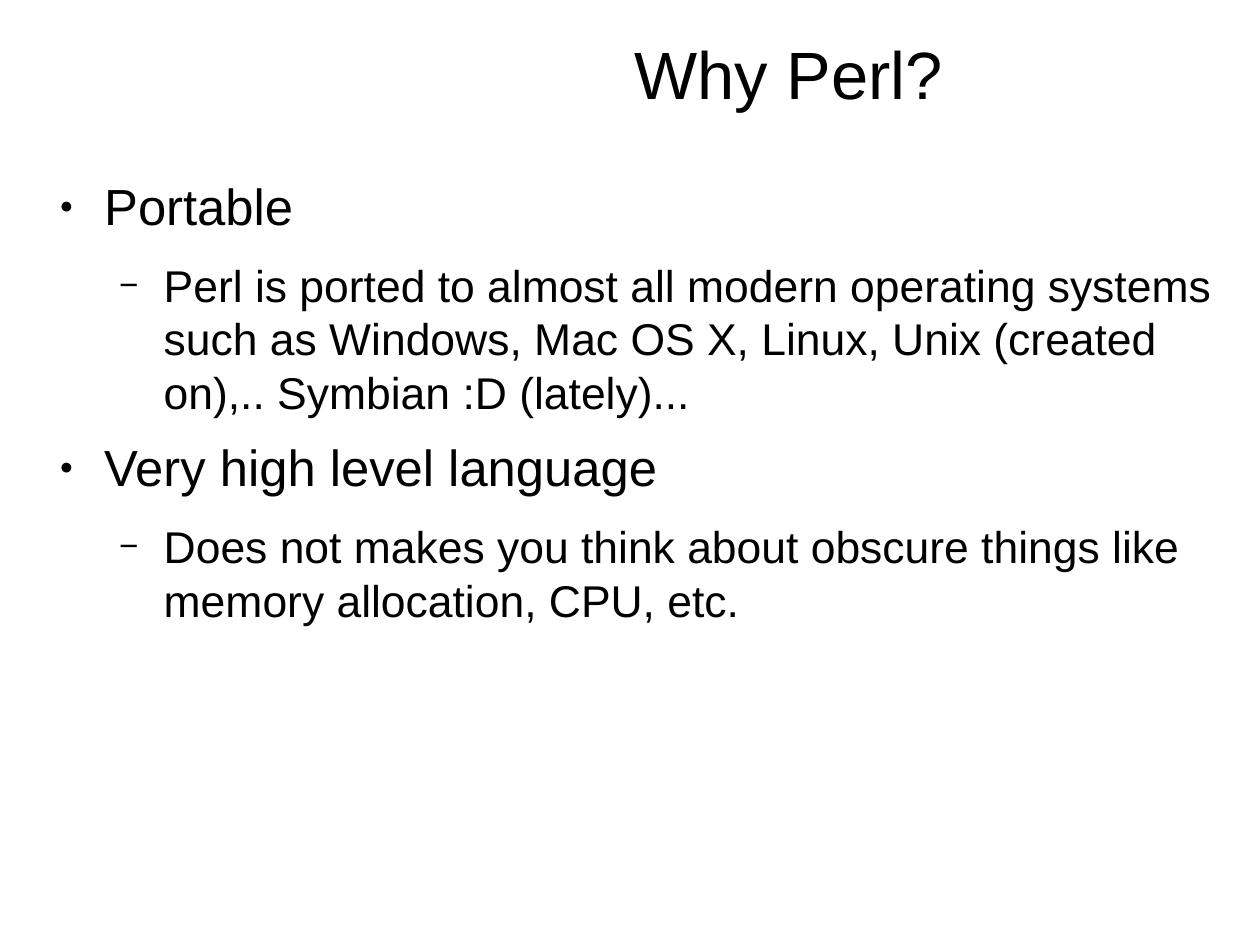
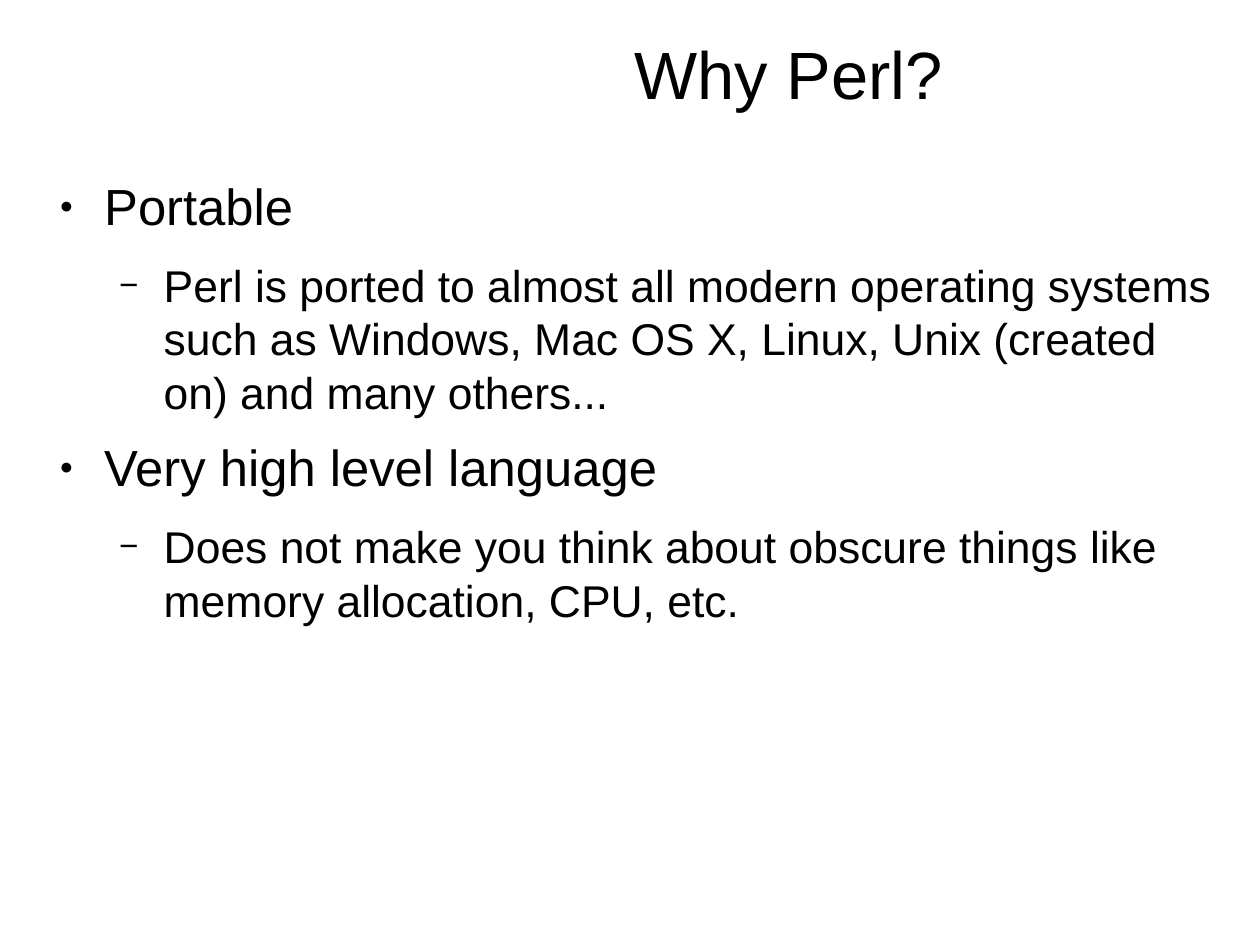
Before and after one commit to kberov/PerlProgrammingCourse, a slide deck: slide 13 of 01_intro.odp. Drawn at 1260x945 pixels with LibreOffice and Linux fonts; fonts in the diff are those of the drawing; background and template pictures are left out. Boxes give left, top, right and bottom in pixels: in the first picture for what was removed or moved away, otherwise in the second. Text is boxed around its words. In the diff, an @@ line names an element or a change of style, - is before the commit and + after.

```diff
--- a/01_intro.odp
+++ b/01_intro.odp
@@ text at (x1=164, y1=269, x2=1211, y2=418): text changed @@
-  − Perl is ported to almost all modern operating systems such as Windows, Mac OS X, Linux, Unix (created on),.. Symbian :D (lately)...
+  − Perl is ported to almost all modern operating systems such as Windows, Mac OS X, Linux, Unix (created on) and many others...
@@ text at (x1=164, y1=530, x2=1157, y2=626): text changed @@
-  − Does not makes you think about obscure things like memory allocation, CPU, etc.
+  − Does not make you think about obscure things like memory allocation, CPU, etc.
```
Also in this commit, not shown: 5 other slides changed, 1 other file.
